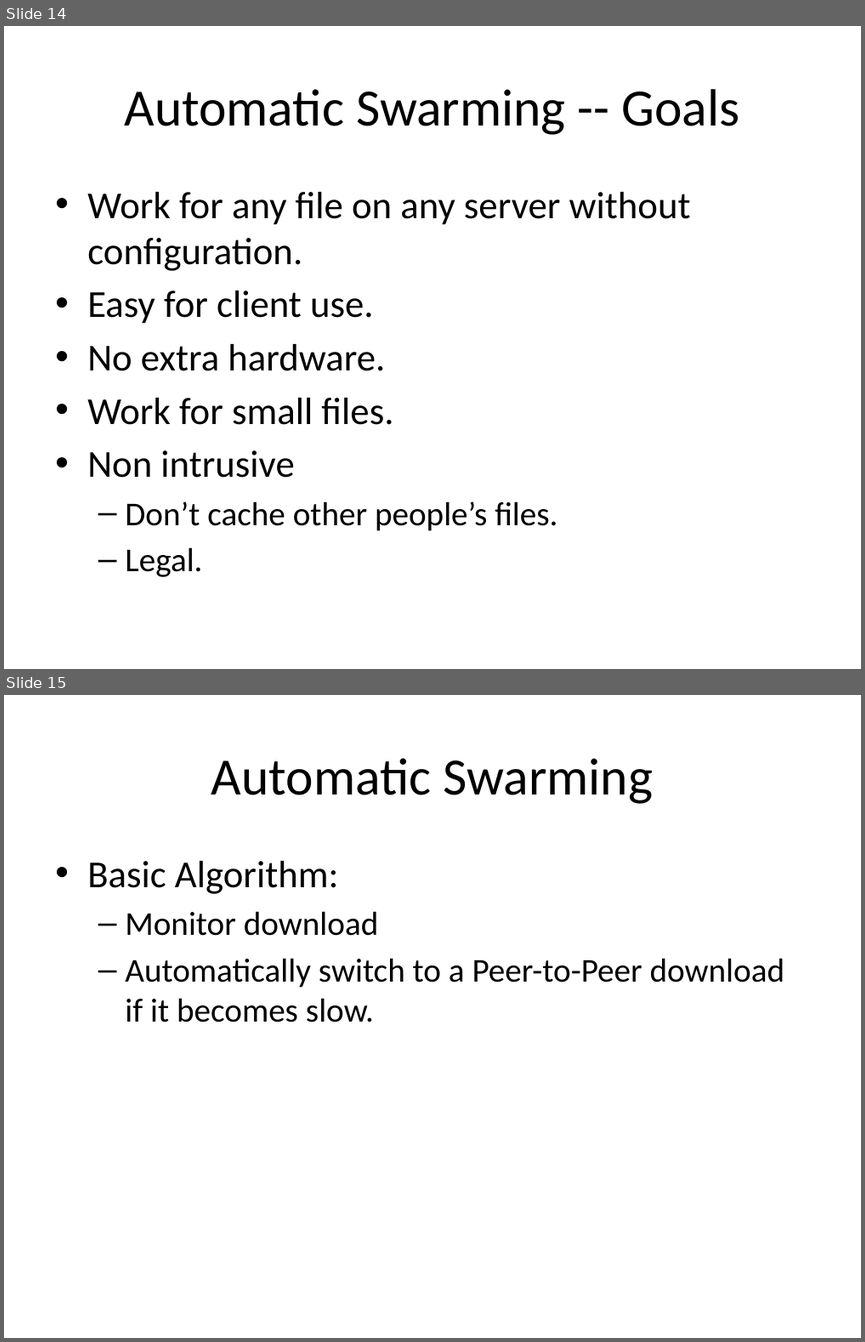
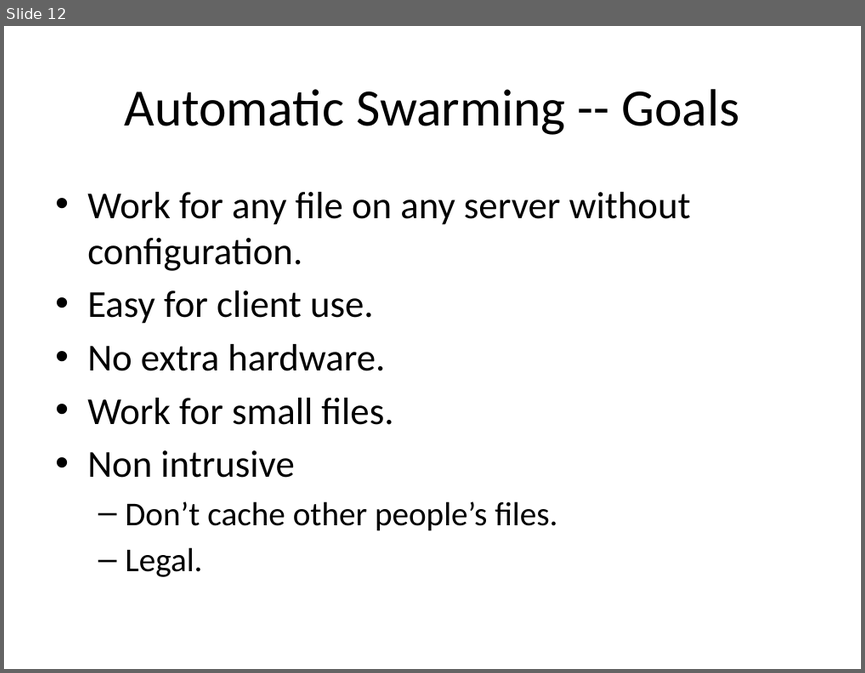
Before and after one commit to rdp/p2pwebclient, a slide deck: thesis_presentation/How to Make the Internet Faster.pptx. Shown one above the other, each under a label of ours: slides 14 and 15 before the commit, slide 12 after it. The pictures are 865x1342 and 865x673 pixels, drawn with LibreOffice and Linux fonts; fonts in the diff are those of the drawing. Boxes give left, top, right and bottom in pixels: in the first picture for what was removed or moved away, otherwise in the second. Text is boxed around its words. In the diff, an @@ line names an element or a change of style, - is before the commit and + after.

```diff
--- a/thesis_presentation/How to Make the Internet Faster.pptx
+++ b/thesis_presentation/How to Make the Internet Faster.pptx
@@ slide 15 removed at <box>4,695,861,1338</box>, background #FFFFFF @@
@@ title removed at <box>211,758,653,804</box> @@
-Automatic Swarming
@@ text removed at <box>87,861,784,1022</box> @@
-• Basic Algorithm:
-  – Monitor download
-  – Automatically switch to a Peer-to-Peer download if it becomes slow.
@@ what was slide 14 is now slide 12 @@
```
Also in this commit, not shown: 11 slides changed, 1 slide added, 8 other slides removed.
